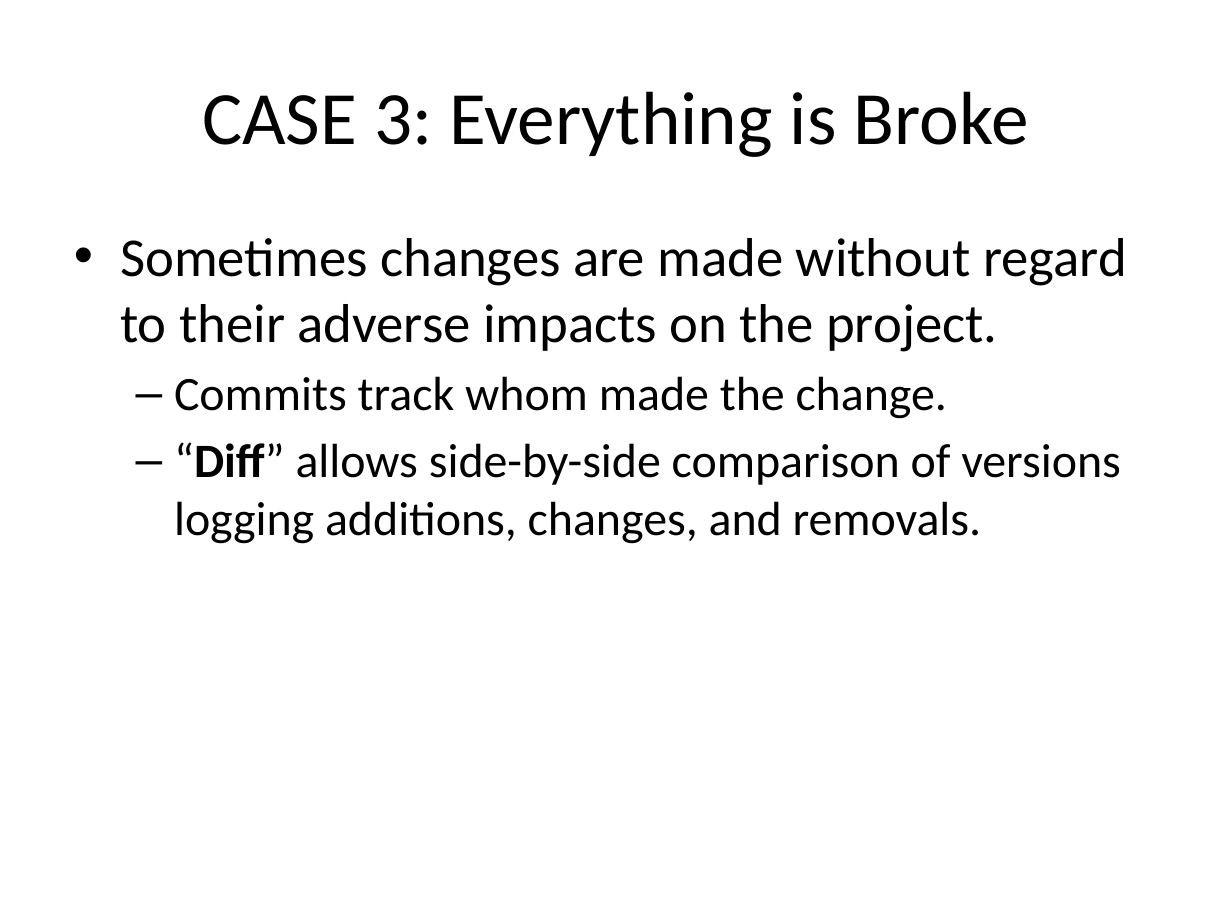
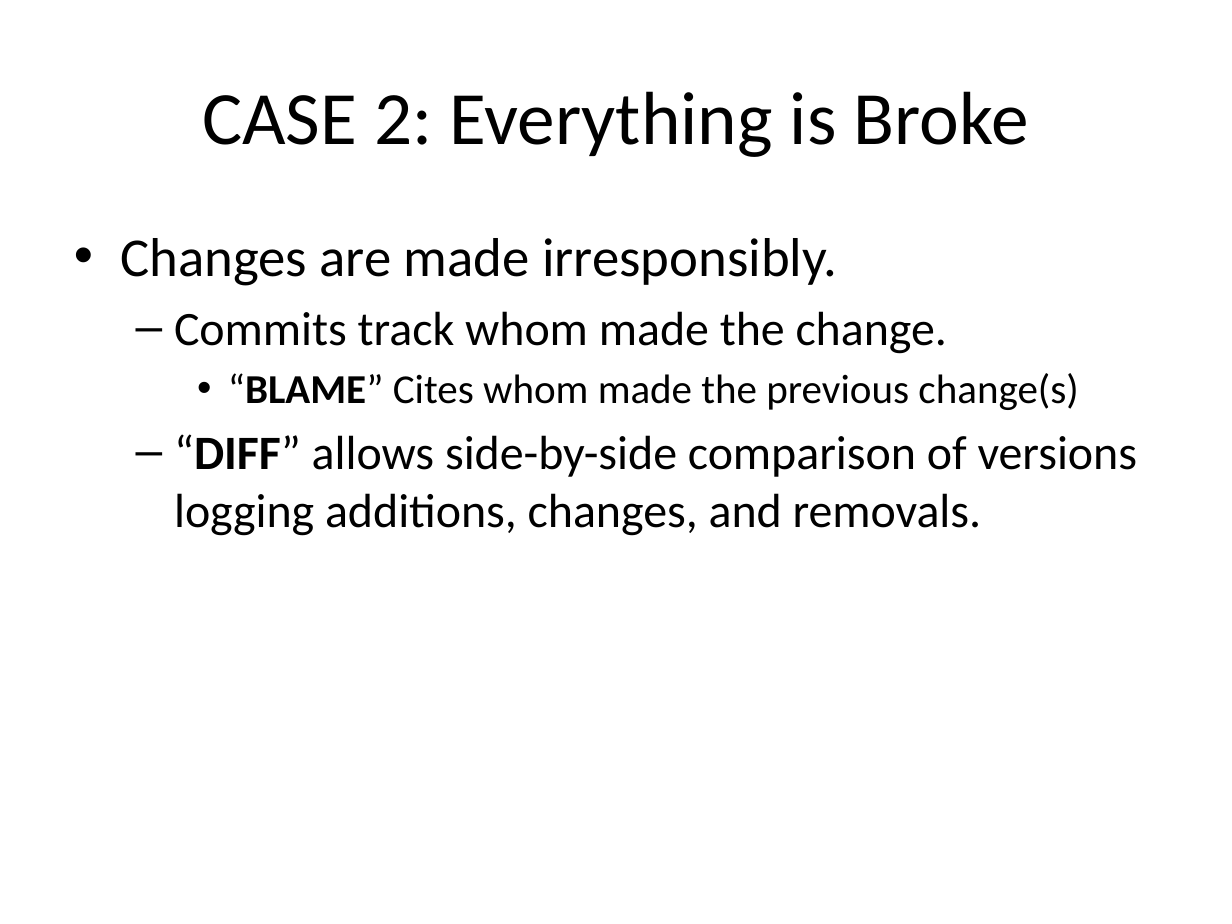
Before and after one commit to c3h899/GIT_Presentatation, a slide deck: slide 17 of Version Control & GIT.pptx (slide 8 before the commit). Drawn at 1232x924 pixels with LibreOffice and Linux fonts; fonts in the diff are those of the drawing. Boxes give left, top, right and bottom in pixels: in the first picture for what was removed or moved away, otherwise in the second. Text is boxed around its words. In the diff, an @@ line names an element or a change of style, - is before the commit and + after.

```diff
--- a/Version Control & GIT.pptx
+++ b/Version Control & GIT.pptx
@@ title at <box>202,91,1029,157</box>: text changed @@
-CASE 3: Everything is Broke
+CASE 2: Everything is Broke
@@ text at <box>120,238,837,286</box>: text changed @@
-• Sometimes changes are made without regard to their adverse impacts on the project.
+• Changes are made irresponsibly.
@@ text at <box>174,373,1138,536</box>: text changed @@
-  – “Diff” allows side-by-side comparison of versions logging additions, changes, and removals.
+    • “BLAME” Cites whom made the previous change(s)
+  – “DIFF” allows side-by-side comparison of versions logging additions, changes, and removals.
```
Also in this commit, not shown: 9 other slides changed, 15 slides added, 1 slide removed, 1 other file.
